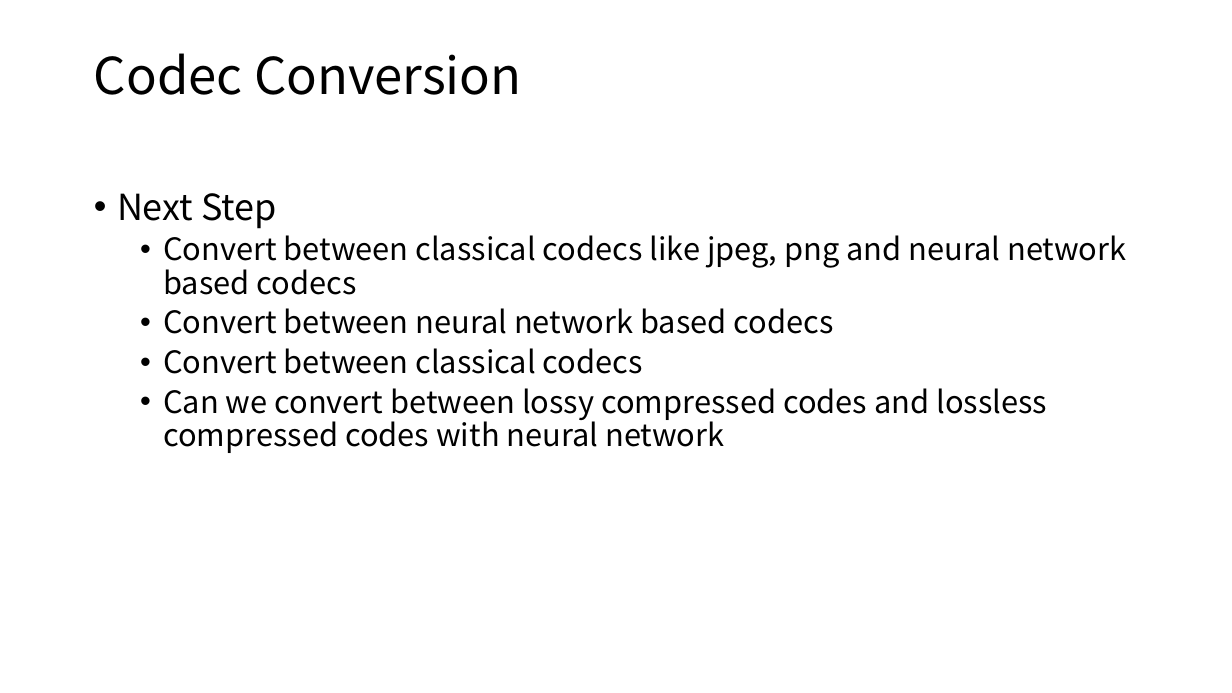
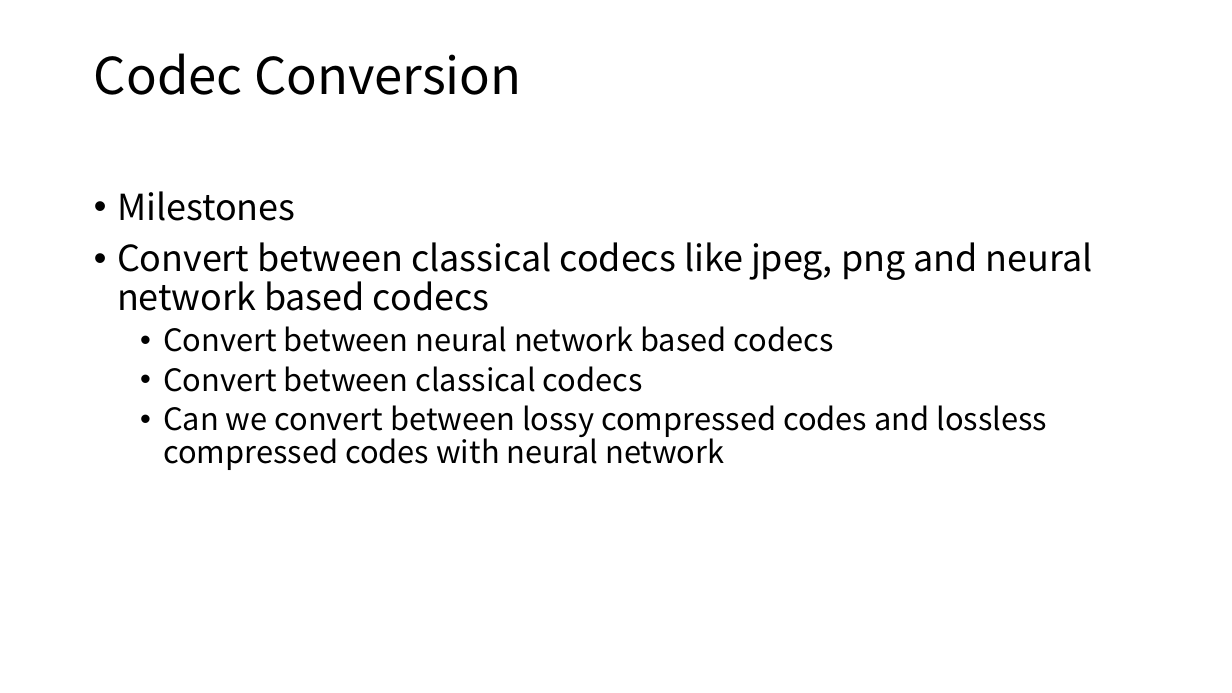
Before and after one commit to diaoenmao/Research, a slide deck: slide 11 of doc/Report/ongoing.pptx (slide 8 before the commit). Drawn at 1232x693 pixels with LibreOffice and Linux fonts; fonts in the diff are those of the drawing. Boxes give left, top, right and bottom in pixels: in the first picture for what was removed or moved away, otherwise in the second. Text is boxed around its words. In the diff, an @@ line names an element or a change of style, - is before the commit and + after.

```diff
--- a/doc/Report/ongoing.pptx
+++ b/doc/Report/ongoing.pptx
@@ text at [117,191,295,221]: text changed @@
-• Next Step
+• Milestones
@@ text at [117,242,1093,311]: size 24 to 28 pt in "Convert between classical codecs like jpeg, png ..."; list level 2 to 1 in "Convert between classical codecs like ..." @@
```
Also in this commit, not shown: 6 other slides changed, 3 slides added.
